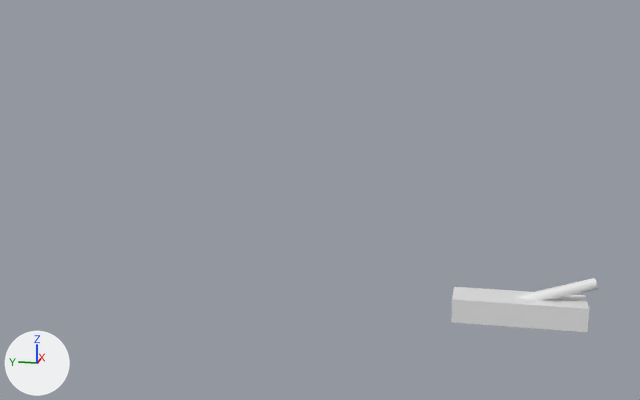
The Blender file Assets/Alex/untitled.blend: old version first, new version second.
Before and after are seen from a 50 mm camera at (-7.87, 0.28, 2.9) aimed at (3.48, 2.55, 0.07). The lights are fixed; the arrows at lower left show +X, +Y and +Z.

The older version as bpy lines, for what is in view:
```python
me_cube = bpy.data.meshes.new('Cube')
me_cube.from_pydata(...)  # a box spanning x -1.0..1.0, y -1.0..1.0, z -1.0..1.0
me_cube.materials.append(mat_material)  # white #e7e7e7
me_cylinder = bpy.data.meshes.new('Cylinder')
me_cylinder.from_pydata(...)  # a 32-sided cylinder along z spanning x -0.78..1.22, y 0.03..2.03, z -0.03..1.97
me_cylinder.materials.append(None)
ob_cube = bpy.data.objects.new('Cube', me_cube)
ob_cube.location = (0.0, 0.0, 0.0)
ob_cube.scale = (0.177, 0.599, 0.111)
ob_cylinder = bpy.data.objects.new('Cylinder', me_cylinder)
ob_cylinder.location = (0.0, 0.0, 0.01)
ob_cylinder.rotation_euler = (1.245, -0.0753, 0.0000949)  # degrees (71, -4.3, 0)
ob_cylinder.scale = (0.0502, 0.0526, 0.367)
```
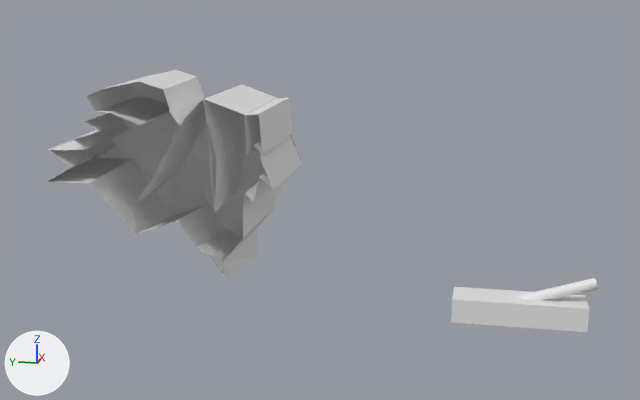
Boxes (x1, y1, x2, y2) around the edits, measured in the pictures (640 x 400 px):
'Cube.002', added: after (46, 70, 302, 280)

Edits to the bpy script that builds the scene:
```text
Add me_cube_002:
    me_cube_002.from_pydata(...)  # 166 vertices, 115 faces; spans x -1.25..1.02, y -1.29..2.41, z -1.29..2.04
Add ob_cube_002:
    ob_cube_002 = bpy.data.objects.new('Cube.002', me_cube_002)
    ob_cube_002.location = (5.71, 4.77, -0.55)
```
